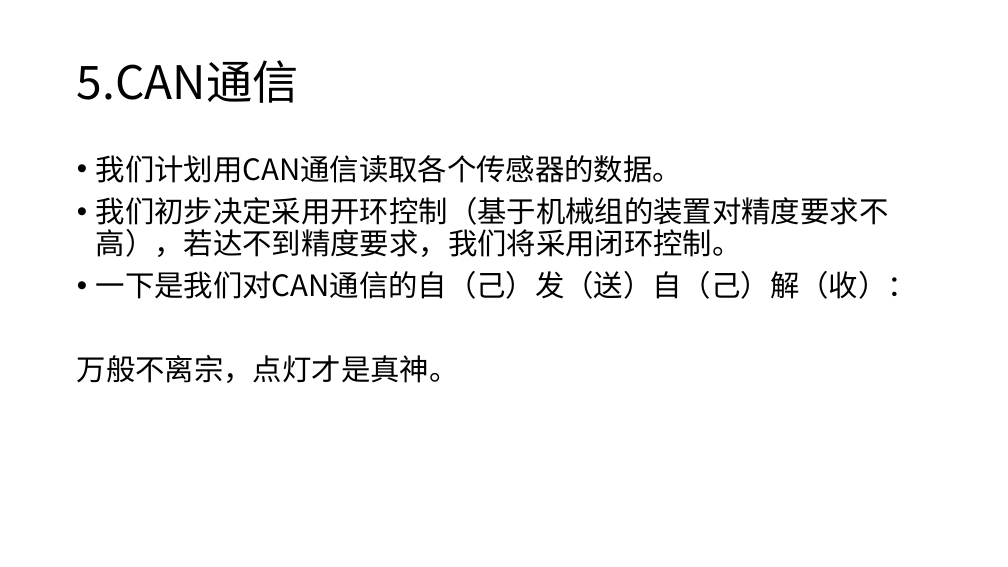
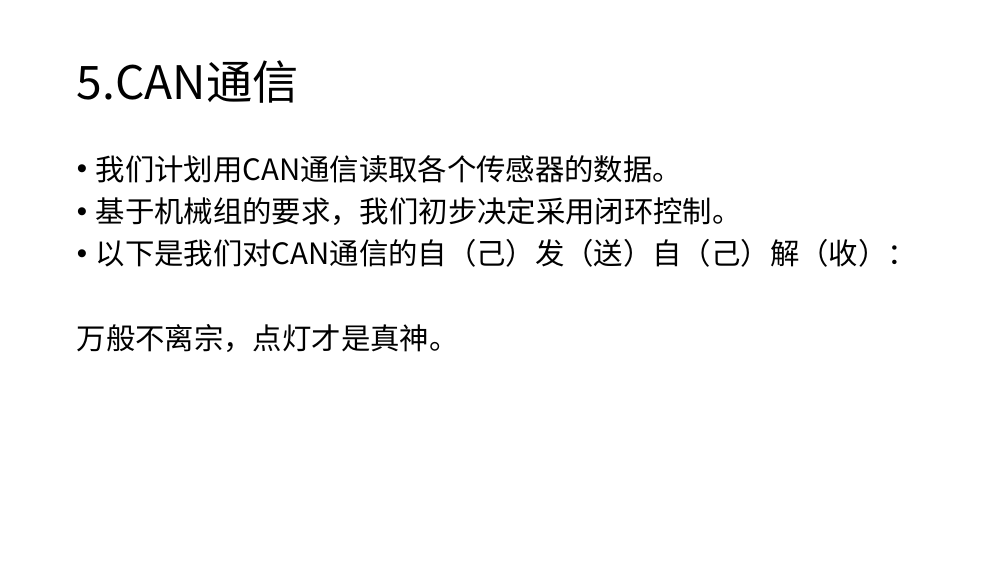
Before and after one commit to T6009/learngit, a slide deck: slide 9 of 3.pptx (slide 7 before the commit). Drawn at 1008x567 pixels with LibreOffice and Linux fonts; fonts in the diff are those of the drawing. Boxes give left, top, right and bottom in pixels: in the first picture for what was removed or moved away, otherwise in the second. Text is boxed around its words. In the diff, an @@ line names an element or a change of style, - is before the commit and + after.

```diff
--- a/3.pptx
+++ b/3.pptx
@@ text at (96,197,917,267): text changed @@
-• 我们初步决定采用开环控制（基于机械组的装置对精度要求不高），若达不到精度要求，我们将采用闭环控制。
-• 一下是我们对CAN通信的自（己）发（送）自（己）解（收）：
+• 基于机械组的要求，我们初步决定采用闭环控制。
+• 以下是我们对CAN通信的自（己）发（送）自（己）解（收）：
```
Also in this commit, not shown: 3 other slides changed, 2 slides added.
